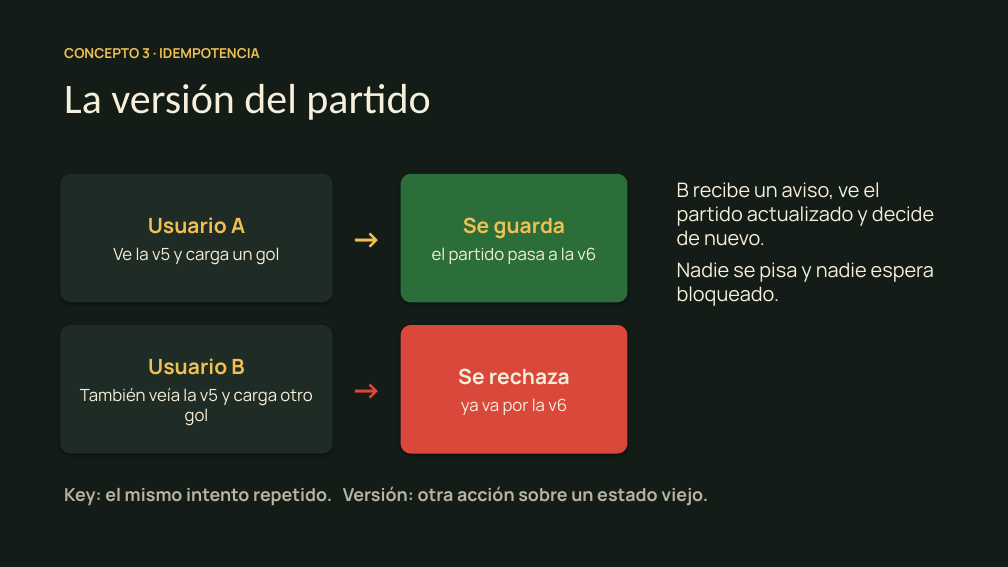
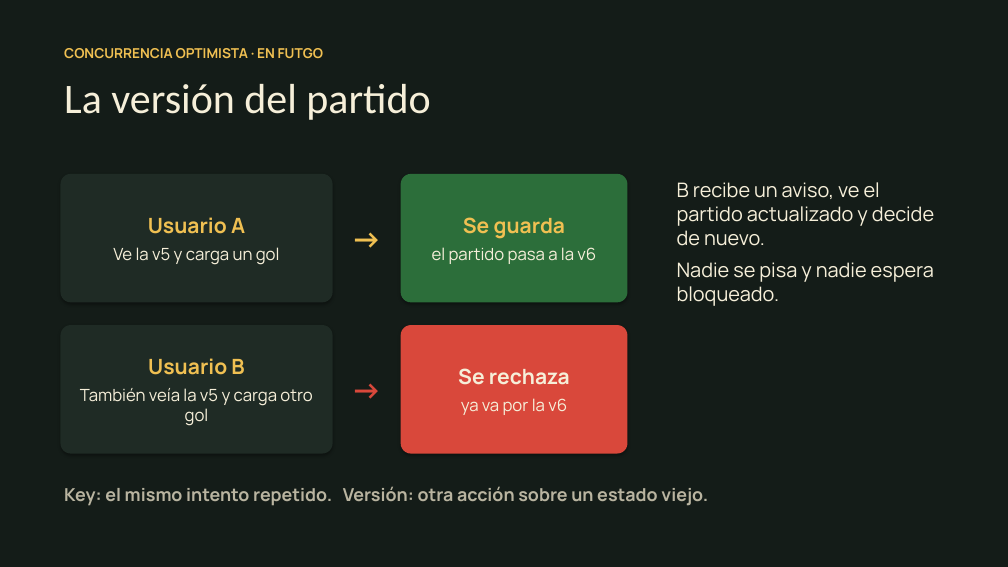
Before and after one commit to fabriJerezz/gepa-cli, a slide deck: slide 12 of presentacion/FutGo-presentacion.pptx (slide 7 before the commit). Drawn at 1008x567 pixels with LibreOffice and Linux fonts; fonts in the diff are those of the drawing. Boxes give left, top, right and bottom in pixels: in the first picture for what was removed or moved away, otherwise in the second. Text is boxed around its words. In the diff, an @@ line names an element or a change of style, - is before the commit and + after.

```diff
--- a/presentacion/FutGo-presentacion.pptx
+++ b/presentacion/FutGo-presentacion.pptx
@@ text at (64, 48, 323, 58): text changed @@
-CONCEPTO 3 · IDEMPOTENCIA
+CONCURRENCIA OPTIMISTA · EN FUTGO
```
Also in this commit, not shown: 1 other slide changed, 8 slides added, 3 slides removed, 1 other file.
